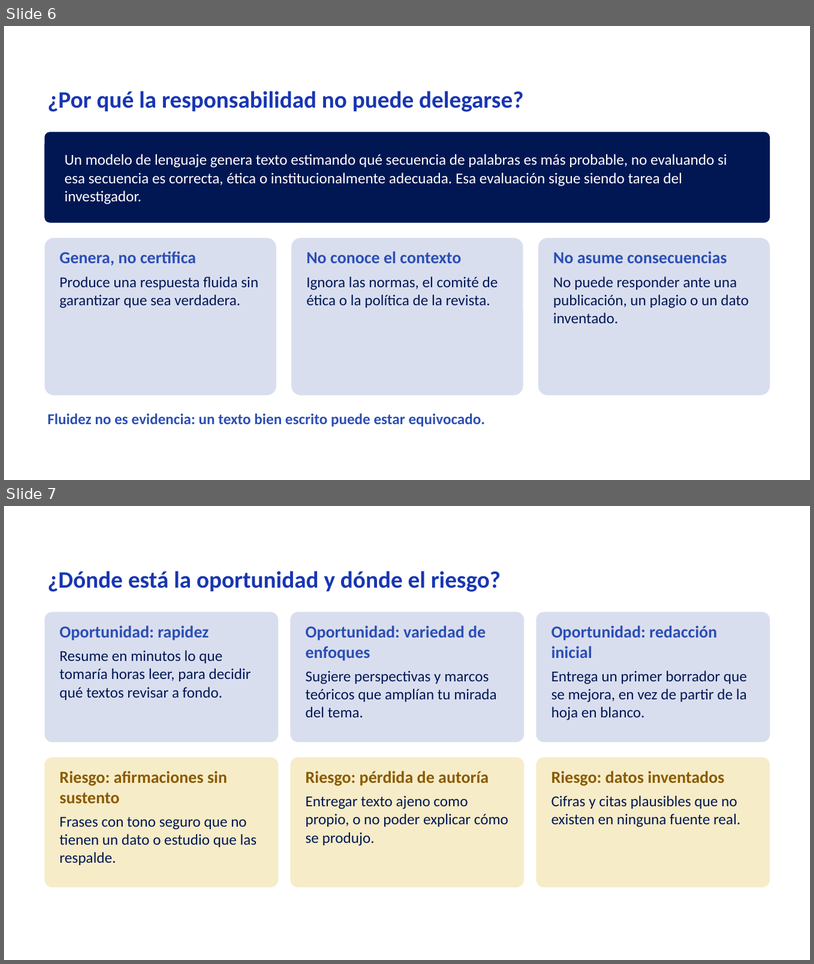
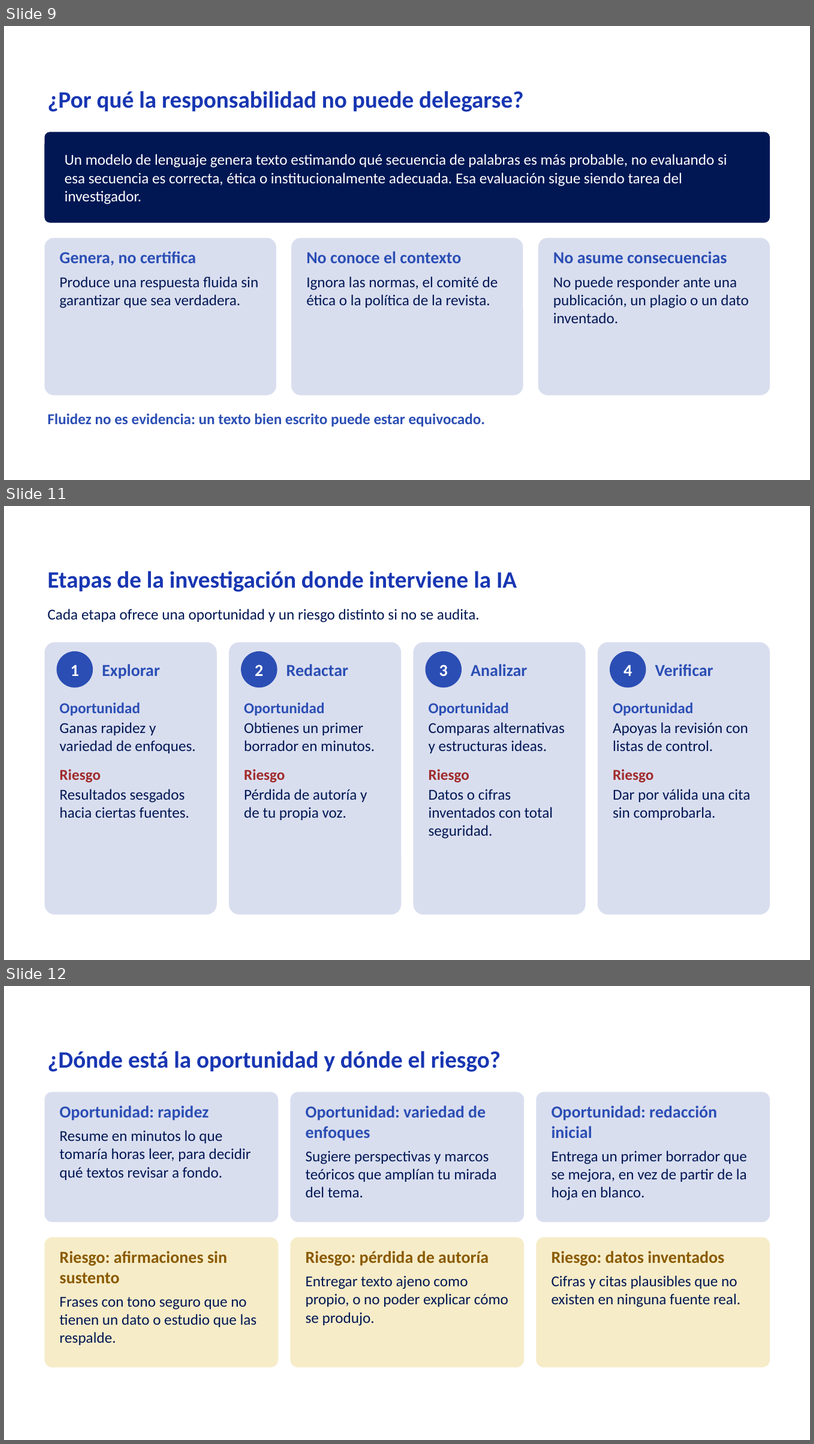
Before and after one commit to Rociosayan/analitica-empresarial-integrada, a slide deck: Sesion_03_mejorada.pptx. Shown one above the other, each under a label of ours: slides 6 and 7 before the commit, slides 9, 11 and 12 after it; the slides between them are not shown. The pictures are 814x964 and 814x1444 pixels, drawn with LibreOffice and Linux fonts; fonts in the diff are those of the drawing; background and template pictures are left out. Boxes give left, top, right and bottom in pixels: in the first picture for what was removed or moved away, otherwise in the second. Text is boxed around its words. In the diff, an @@ line names an element or a change of style, - is before the commit and + after.

```diff
--- a/Sesion_03_mejorada.pptx
+++ b/Sesion_03_mejorada.pptx
@@ slide 11 added at [4, 506, 810, 960], background picture (left out) @@
@@ text added at [48, 571, 517, 592], 28 pt, text #1836B2, bold @@
+Etapas de la investigación donde interviene la IA
@@ text added at [48, 609, 480, 622], 18 pt, text #011754 @@
+Cada etapa ofrece una oportunidad y un riesgo distinto si no se audita.
@@ rounded rectangle added at [45, 642, 217, 915], fill #D9DEEF @@
@@ rounded rectangle added at [229, 642, 401, 915], fill #D9DEEF @@
@@ rounded rectangle added at [414, 642, 586, 915], fill #D9DEEF @@
@@ rounded rectangle added at [598, 642, 770, 915], fill #D9DEEF @@
@@ ellipse added at [57, 651, 93, 687], fill #2B4EB4, 20 pt, text #FFFFFF, bold @@
+1
@@ text added at [102, 664, 160, 679], 20 pt, text #2B4EB4, bold @@
+Explorar
@@ ellipse added at [241, 651, 278, 687], fill #2B4EB4, 20 pt, text #FFFFFF, bold @@
+2
@@ text added at [287, 664, 348, 676], 20 pt, text #2B4EB4, bold @@
+Redactar
@@ ellipse added at [426, 651, 462, 687], fill #2B4EB4, 20 pt, text #FFFFFF, bold @@
+3
@@ text added at [471, 664, 527, 676], 20 pt, text #2B4EB4, bold @@
+Analizar
@@ ellipse added at [610, 651, 647, 687], fill #2B4EB4, 20 pt, text #FFFFFF, bold @@
+4
@@ text added at [656, 664, 714, 676], 20 pt, text #2B4EB4, bold @@
+Verificar
@@ text added at [60, 702, 195, 817], 18 pt, text #011754 @@
+Oportunidad
+Ganas rapidez y variedad de enfoques.
+Riesgo
+Resultados sesgados hacia ciertas fuentes.
@@ text added at [244, 702, 375, 820], 18 pt, text #011754 @@
+Oportunidad
+Obtienes un primer borrador en minutos.
+Riesgo
+Pérdida de autoría y de tu propia voz.
@@ text added at [429, 702, 565, 838], 18 pt, text #011754 @@
+Oportunidad
+Comparas alternativas y estructuras ideas.
+Riesgo
+Datos o cifras inventados con total seguridad.
@@ text added at [613, 702, 751, 820], 18 pt, text #011754 @@
+Oportunidad
+Apoyas la revisión con listas de control.
+Riesgo
+Dar por válida una cita sin comprobarla.
@@ what was slide 6 is now slide 9 @@
@@ what was slide 7 is now slide 12 @@
```
Also in this commit, not shown: 1 slide changed, 12 other slides added, 1 slide removed, 1 other file.
